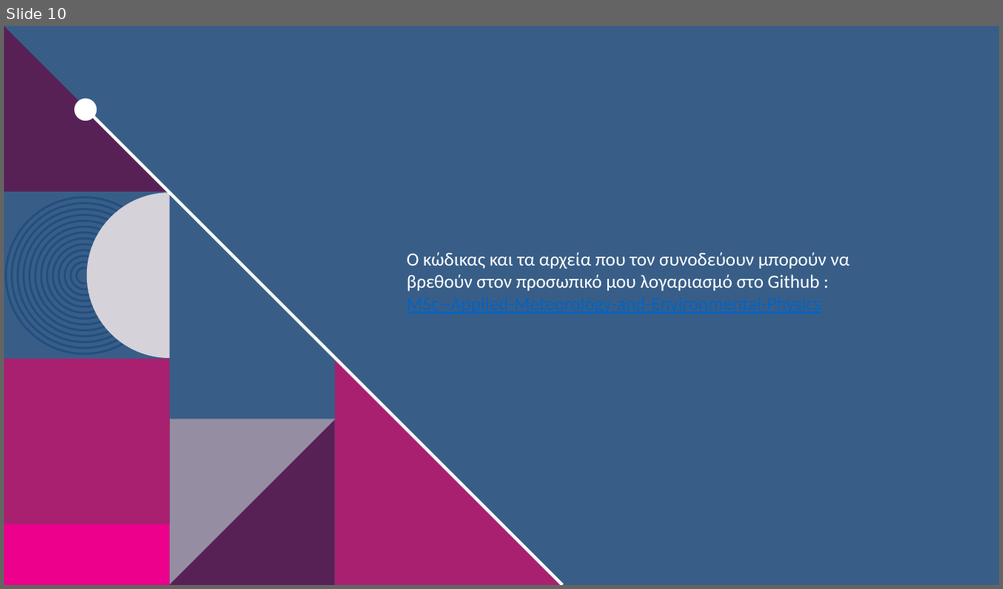
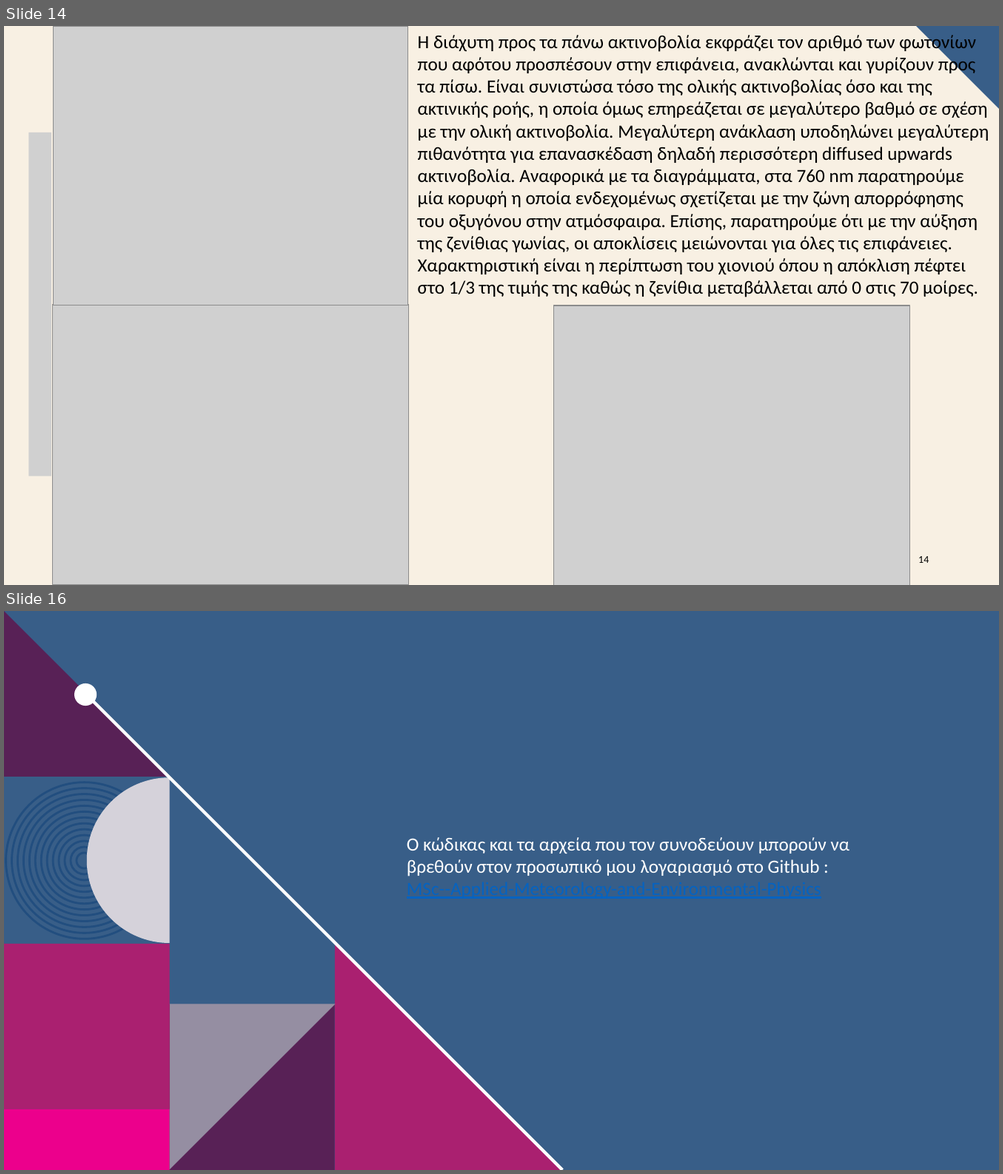
Before and after one commit to nadezsha/MSc---Applied-Meteorology-and-Environmental-Physics, a slide deck: Radiation and Atmosphere Interaction/Report 3/ΕργασίαΤρία.pptx. Shown one above the other, each under a label of ours: slide 10 before the commit, slides 14 and 16 after it; the slides between them are not shown. The pictures are 1003x589 and 1003x1174 pixels, drawn with LibreOffice and Linux fonts; fonts in the diff are those of the drawing; grey boxes stand for pictures; background and template pictures are left out. Boxes give left, top, right and bottom in pixels: in the first picture for what was removed or moved away, otherwise in the second. Text is boxed around its words. In the diff, an @@ line names an element or a change of style, - is before the commit and + after.

```diff
--- a/Radiation and Atmosphere Interaction/Report 3/ΕργασίαΤρία.pptx
+++ b/Radiation and Atmosphere Interaction/Report 3/ΕργασίαΤρία.pptx
@@ slide 14 added at <box>4,26,999,585</box>, background #F8F0E3 @@
@@ picture added at <box>54,26,407,306</box> @@
@@ text added at <box>418,33,988,298</box>, 18 pt, text #000000 @@
+Η διάχυτη προς τα πάνω ακτινοβολία εκφράζει τον αριθμό των φωτονίων που αφότου προσπέσουν στην επιφάνεια, ανακλώνται και γυρίζουν προς τα πίσω. Είναι συνιστώσα τόσο της ολικής ακτινοβολίας όσο και της ακτινικής ροής, η οποία όμως επηρεάζεται σε μεγαλύτερο βαθμό σε σχέση με την ολική ακτινοβολία. Μεγαλύτερη ανάκλαση υποδηλώνει μεγαλύτερη πιθανότητα για επανασκέδαση δηλαδή περισσότερη diffused upwards ακτινοβολία. Αναφορικά με τα διαγράμματα, στα 760 nm παρατηρούμε μία κορυφή η οποία ενδεχομένως σχετίζεται με την ζώνη απορρόφησης του οξυγόνου στην ατμόσφαιρα. Επίσης, παρατηρούμε ότι με την αύξηση της ζενίθιας γωνίας, οι αποκλίσεις μειώνονται για όλες τις επιφάνειες. Χαρακτηριστική είναι η περίπτωση του χιονιού όπου η απόκλιση πέφτει στο 1/3 της τιμής της καθώς η ζενίθια μεταβάλλεται από 0 στις 70 μοίρες.
@@ freeform shape added at <box>916,26,999,109</box>, fill #385E88 @@
@@ picture added at <box>29,133,51,476</box> @@
@@ picture added at <box>53,304,409,585</box> @@
@@ picture added at <box>554,306,910,585</box> @@
@@ page number added at <box>918,557,928,563</box>, 10 pt, text #000000 @@
+14
@@ what was slide 10 is now slide 16 @@
```
Also in this commit, not shown: 3 slides changed, 10 other slides added, 5 slides removed.
